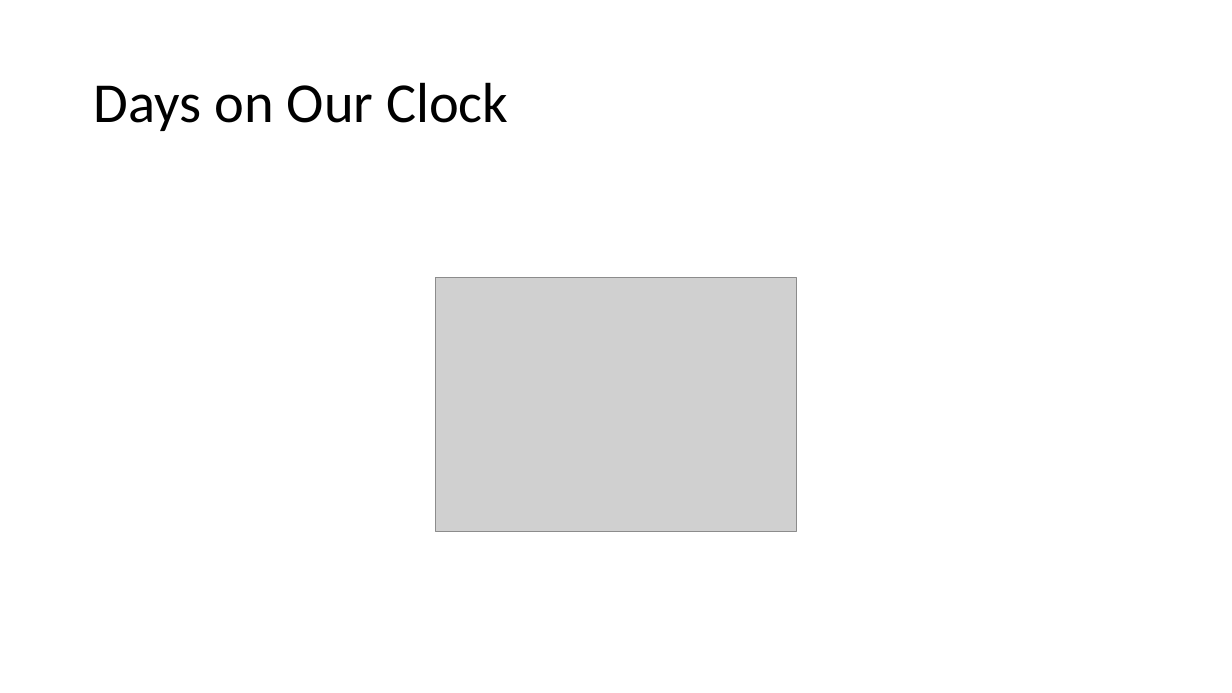
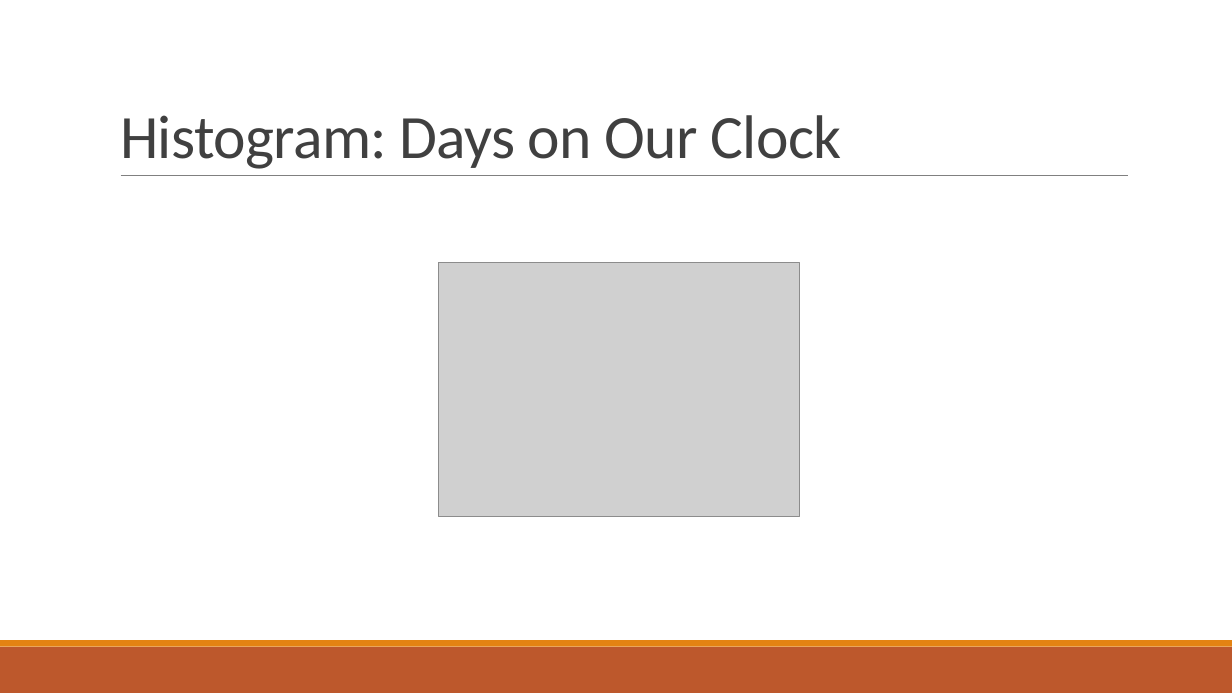
Before and after one commit to ihit140d/Robert_Bresley_Final_Project, a slide deck: slide 11 of Robert_Bresley_final_project.pptx. Drawn at 1232x693 pixels with LibreOffice and Linux fonts; fonts in the diff are those of the drawing; grey boxes stand for pictures. Boxes give left, top, right and bottom in pixels: in the first picture for what was removed or moved away, otherwise in the second. Text is boxed around its words. In the diff, an @@ line names an element or a change of style, - is before the commit and + after.

Commit message:
Make updates to formatting

```diff
--- a/Robert_Bresley_final_project.pptx
+++ b/Robert_Bresley_final_project.pptx
@@ title "Histogram: Days on Our Clock" at (120,115,842,169): vertical alignment middle to bottom @@
@@ title at (120,115,842,169): text changed; size 44 to 48 pt; text colour #000000 to #404040 @@
-Days on Our Clock
+Histogram: Days on Our Clock
@@ line added from (121, 176) to (1128, 176), #808080 0.5 pt @@
@@ picture: place and size @@
-picture at (435,277,797,531)
+picture at (439,262,800,517)
@@ rectangle added at (0,647,1232,693), fill #BD582C @@
@@ rectangle added at (0,640,1232,647), fill #E48312 @@
```
Also in this commit, not shown: 19 other slides changed.
